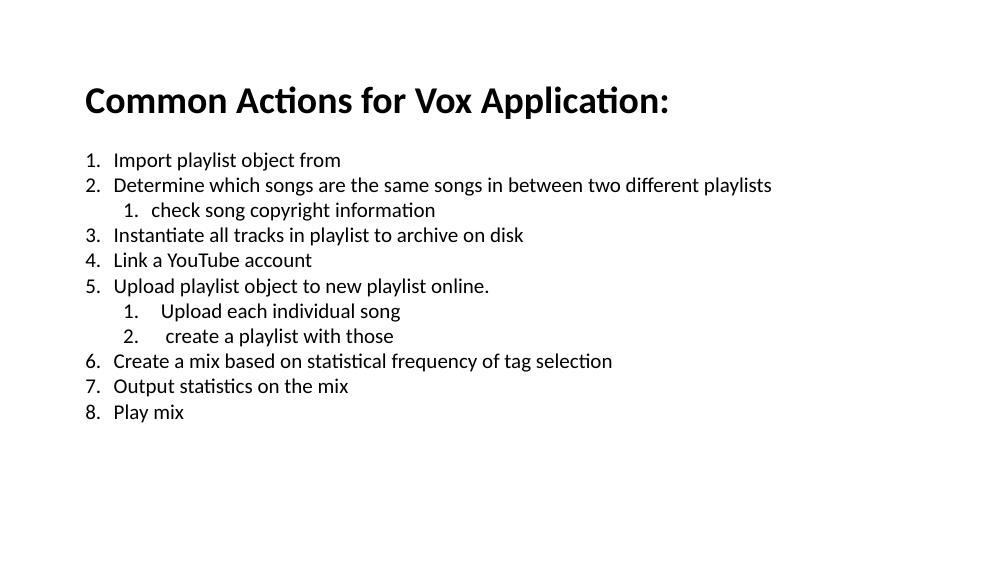
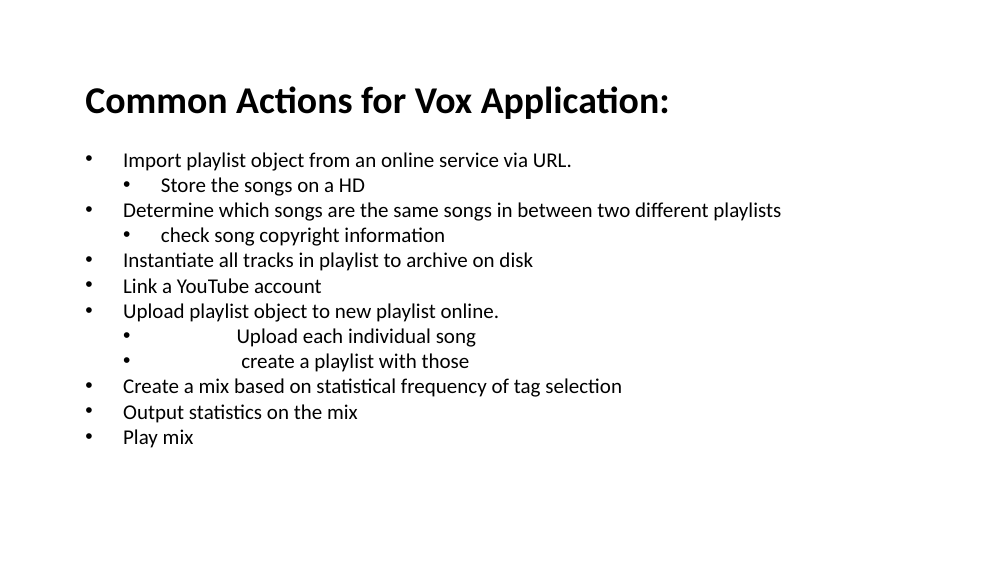
Before and after one commit to ddlinz/vox_mortis, a slide deck: slide 2 of Documentation.pptx. Drawn at 1008x567 pixels with LibreOffice and Linux fonts; fonts in the diff are those of the drawing. Boxes give left, top, right and bottom in pixels: in the first picture for what was removed or moved away, otherwise in the second. Text is boxed around its words. In the diff, an @@ line names an element or a change of style, - is before the commit and + after.

```diff
--- a/Documentation.pptx
+++ b/Documentation.pptx
@@ text at (123, 152, 572, 196): text changed @@
-1. Import playlist object from
+• Import playlist object from an online service via URL.
+  • Store the songs on a HD
@@ text at (123, 202, 781, 448): bullet 1. to • @@
```
Also in this commit, not shown: 1 other slide changed, 1 slide added, 10 other files.
